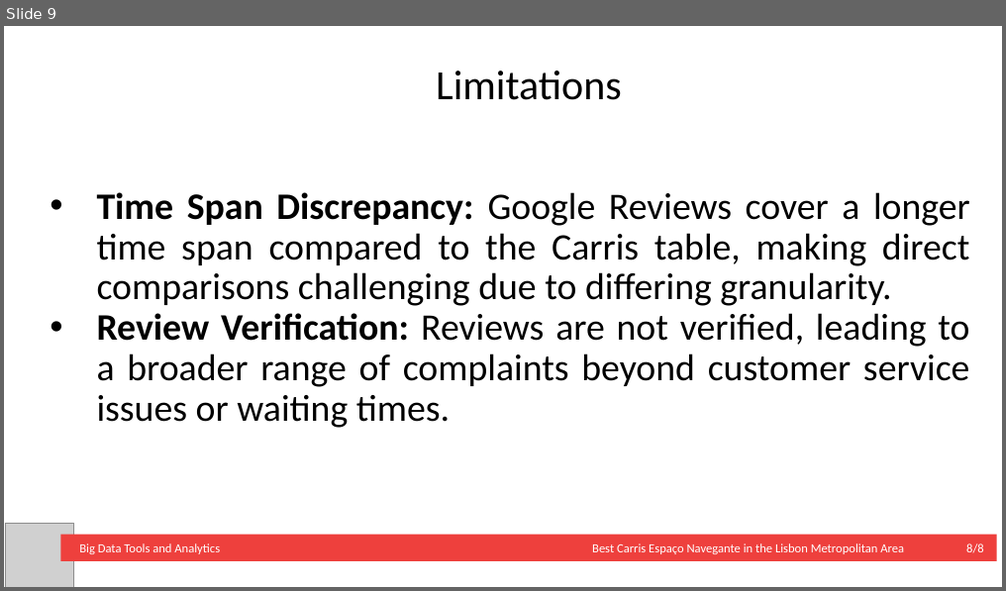
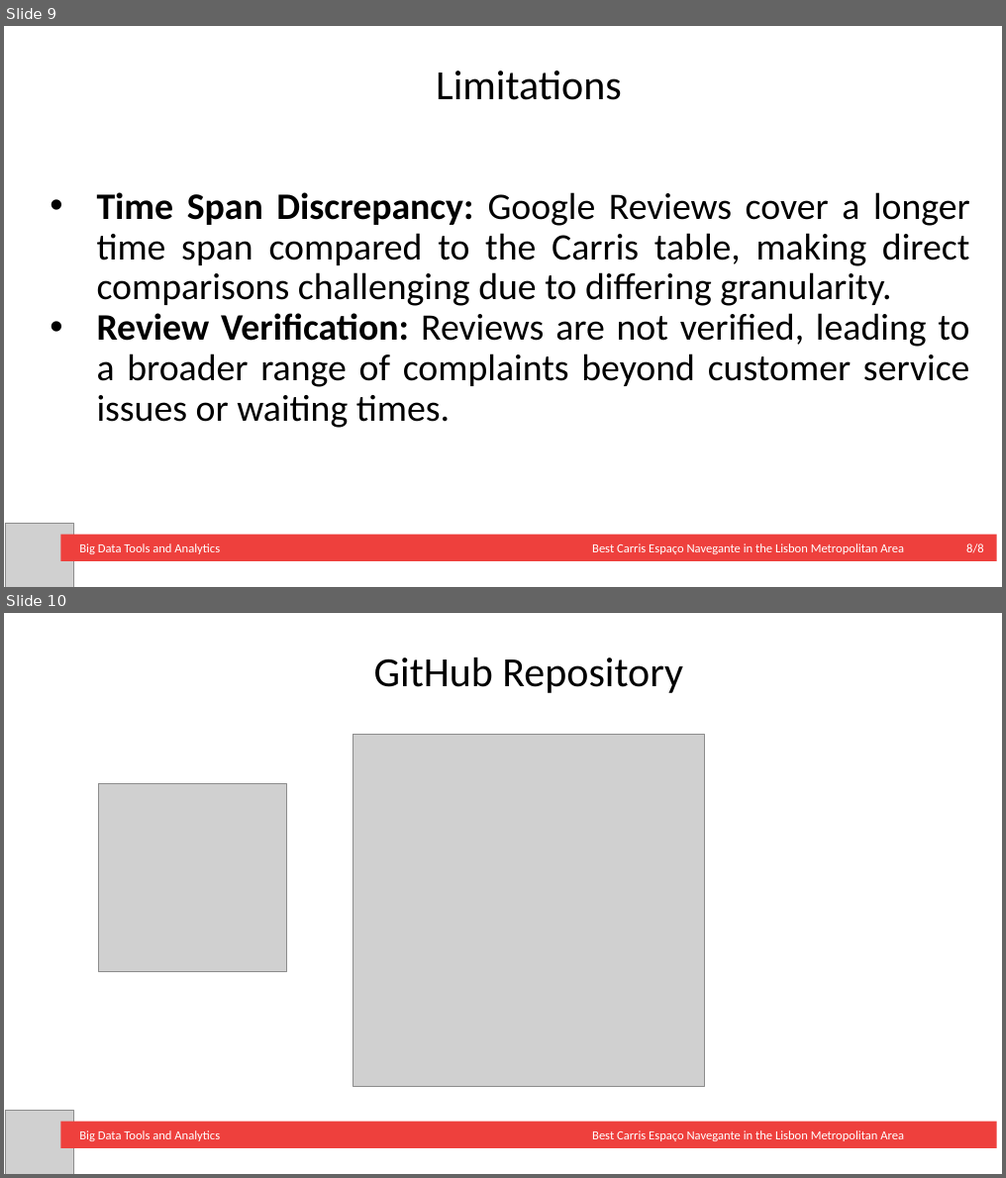
Before and after one commit to danee593/Carris-Espa-os-navegante, a slide deck: report/EspacosNavegantePresentation.pptx. Shown one above the other, each under a label of ours: slide 9 before the commit, slides 9 and 10 after it. The pictures are 1006x591 and 1006x1178 pixels, drawn with LibreOffice and Linux fonts; fonts in the diff are those of the drawing; grey boxes stand for pictures. Boxes give left, top, right and bottom in pixels: in the first picture for what was removed or moved away, otherwise in the second. Text is boxed around its words. In the diff, an @@ line names an element or a change of style, - is before the commit and + after.

```diff
--- a/report/EspacosNavegantePresentation.pptx
+++ b/report/EspacosNavegantePresentation.pptx
@@ slide 10 added at bbox=[4, 613, 1002, 1174], background #FFFFFF @@
@@ text added at bbox=[374, 658, 683, 693], 40 pt, text #000000 @@
+GitHub Repository
@@ picture added at bbox=[352, 735, 705, 1087] @@
@@ picture added at bbox=[98, 783, 286, 971] @@
@@ picture added at bbox=[5, 1111, 73, 1174] @@
@@ rectangle added at bbox=[60, 1121, 997, 1149], fill #EE403D, 12 pt, text #FFFFFF @@
+Big Data Tools and Analytics Best Carris Espaço Navegante in the Lisbon Metropolitan Area
```
Also in this commit, not shown: 1 slide changed.
